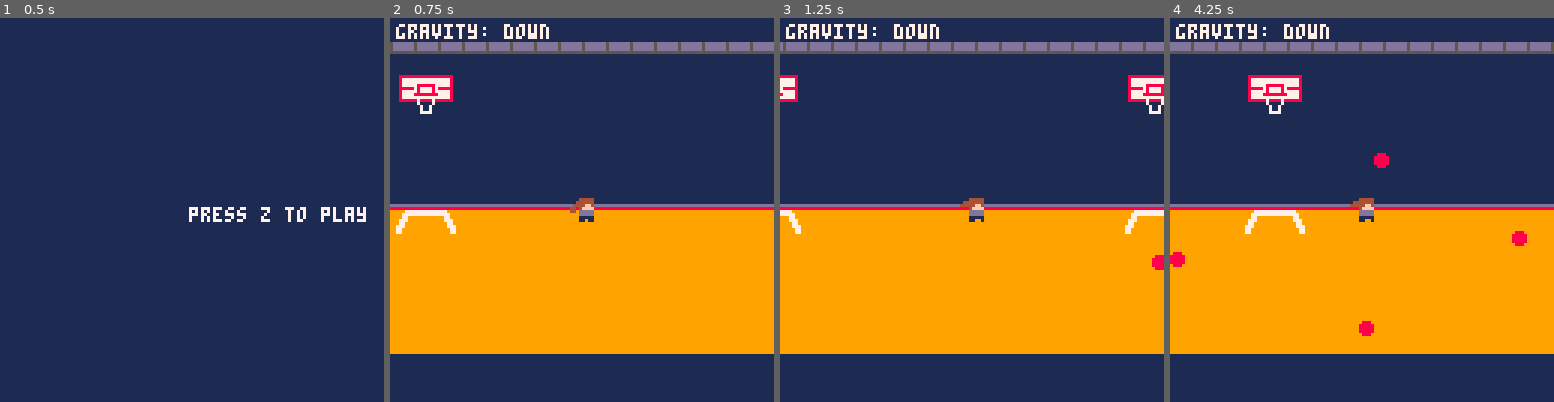
Above: before the commit, frames 1-4 (left to right).
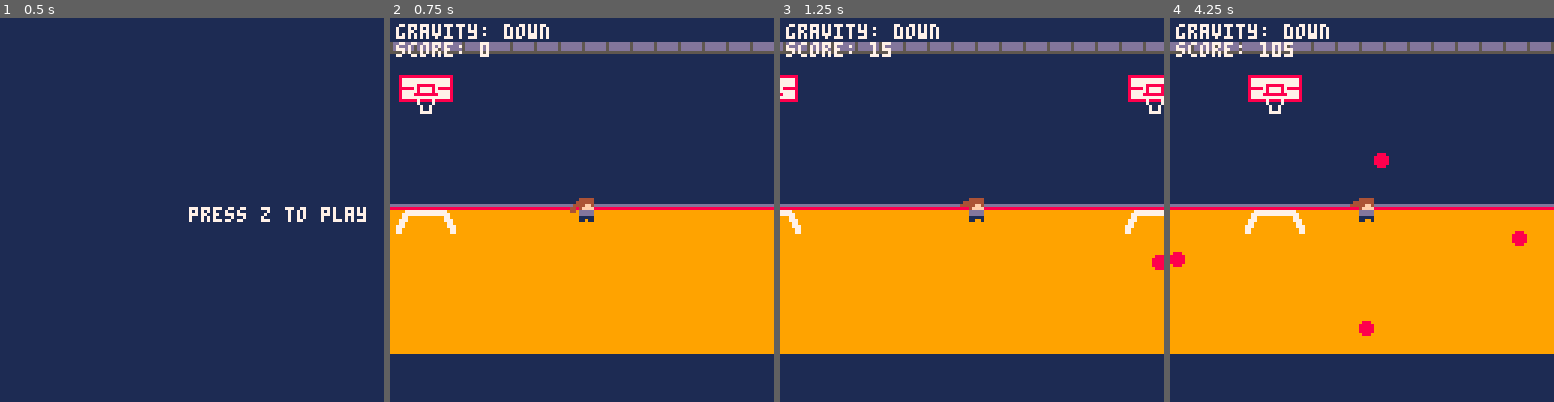
Above: after the commit, the same moments.

Repository: ayanrasulova/dodge-ity
Game: PICO-8 cartridge gravitygame.p8
Two runs of this game, one before a commit and one after it. Both use one fixed random seed, a clock stepped at 60 frames per second and the inputs below.
Inputs:
- Up to frame 1 (0.5 s): tap X (X key) at 0.33 s
- Up to frame 2 (0.75 s): tap O (Z key) at 0.7 s
- Up to frame 3 (1.25 s): tap X (X key) at 1.07 s
- Up to frame 4 (4.25 s): tap O (Z key) every 0.4 s from 1.7 to 4.1 s; tap X (X key) at 1.85, 2.97, 4.08 s; hold Up 2.15-2.42 s; hold Down 3.63-3.97 s

Frame 1 is identical in both runs. In frame 2, 0.4% of the frame differs, in the area x 1-26%, y 6-11%; in frame 3, 0.4%; in frame 4, 0.5%, in the area x 1-33%, y 6-11%.

Commit message:
added score to game over

Diff:
--- a/gravitygame.p8
+++ b/gravitygame.p8
@@ -46,6 +46,7 @@
     -- game not over
     if is_playing then
         has_started = 1
+        score+=1
 
         -- map scrolling
         scroll_position_x = scroll_position_x + 1
@@ -143,8 +144,10 @@
             print("gravity: up",2,2,7)
         end
 
+        print("score: " .. score)
+
     elseif is_playing == false and dead == true then
-        print("game over. press z to try again\n press x to quit",2,63,7)
+        print("game over. your score was " .. score .. "\npress z to try again\npress x to quit",2,63,7)
 
     -- title screen
     else
